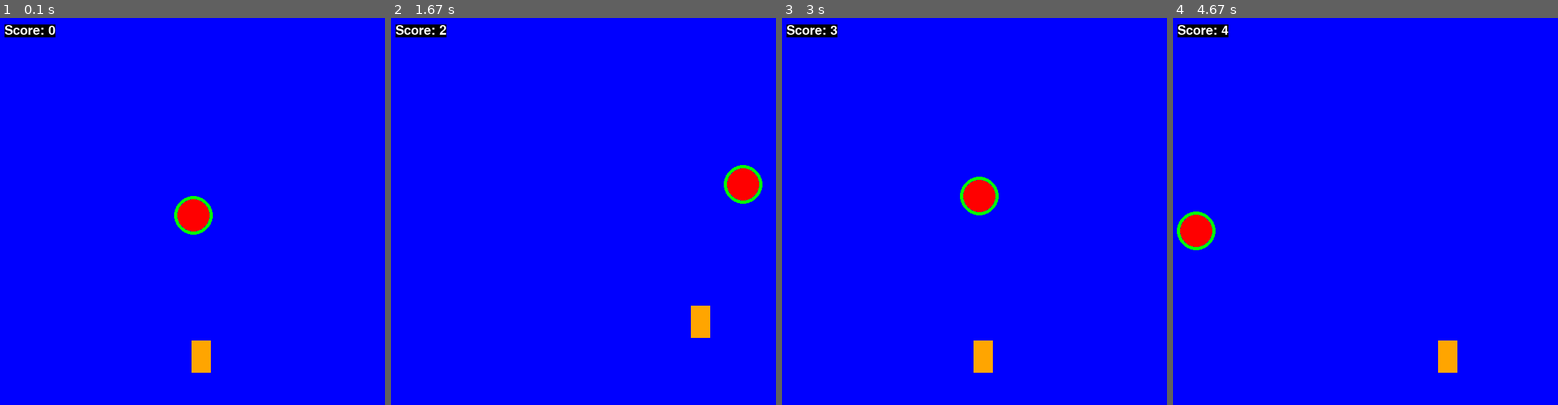
Above: before the commit, frames 1-4 (left to right).
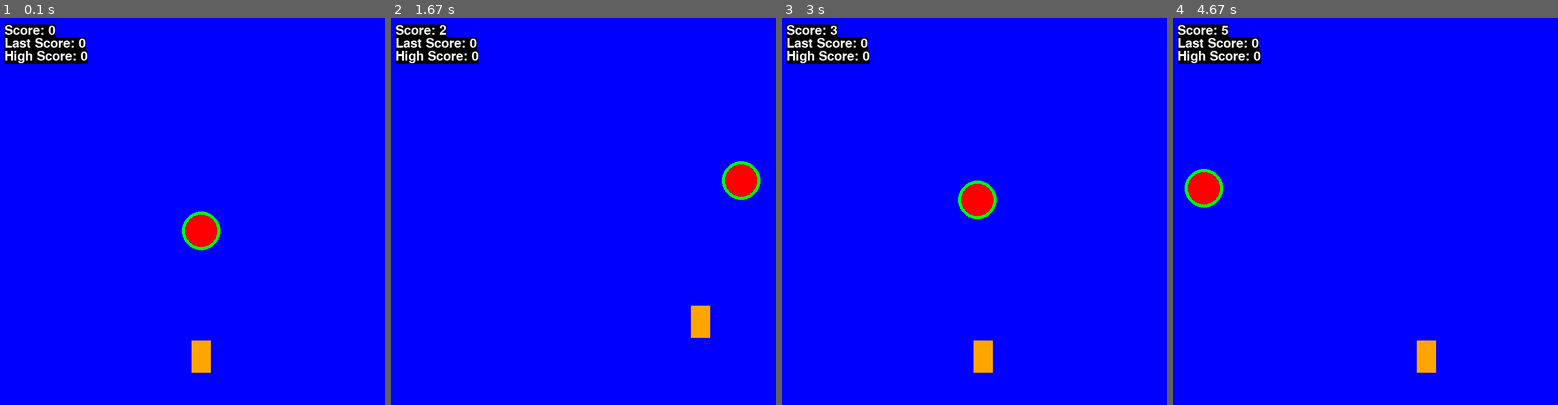
Above: after the commit, the same moments.

Repository: MrReaperIsGettingToNationals/Cool-game
Game: pygame game, started from pygameadfe.py
The game is run twice, just before and just after one commit, with the same random seed, the same clock (stepped at 60 frames per second) and the same inputs.
Inputs:
- Up to frame 1 (0.1 s): no input
- Up to frame 2 (1.67 s): hold Right 0.33-0.8 s; hold Up 0.83-1.13 s; hold Right 1.17-1.63 s
- Up to frame 3 (3 s): hold Left 1.67-2.2 s; hold Down 2.23-2.53 s; hold Left 2.57-2.97 s
- Up to frame 4 (4.67 s): hold Up 3-3.37 s; hold Right 3.4-4.03 s; hold Down 4.07-4.43 s; hold Left from 4.47 s (still down)

The runs differ from the first frame. In frame 1, 2.5% of the frame differs, in the area x 1-58%, y 5-60%; in frame 2, 1.8%; in frame 3, 1.8%; in frame 4, 3.9%, in the area x 1-74%, y 2-92%.

Commit message:
Update pygameadfe.py

Diff:
--- a/pygameadfe.py
+++ b/pygameadfe.py
@@ -27,7 +27,11 @@
 font = pygame.font.Font("freesansbold.ttf", 20)
 game_over_font = pygame.font.Font("freesansbold.ttf", 60)
 score = 0
+previous_score = 0
+high_score = 0
 timer = pygame.time.Clock()
+
+gameover = False
 
 def check_collision(playerx, playery, ballx, bally):
     if abs(playerx - ballx) < 45 and abs(playery - bally) < 55:
@@ -43,8 +47,12 @@
 
 
 def game_over():
+    global gameover
     display_game_over = game_over_font.render("Game Over Man", True, red, black)
     screen.blit(display_game_over, (70, 300))
+    display_restart = font.render("Press SPACE to Restart", True, white, black)
+    screen.blit(display_restart, (170, 450))
+    gameover = True
 
 
 def update_player_position():
@@ -125,15 +133,31 @@
                 player_y_direction = 0
             if event.key == pygame.K_DOWN:
                 player_y_direction = 0
+            if event.key == pygame.K_SPACE and gameover:
+                circle_x = 300
+                circle_y = 300
+                circle_x_direction = 3
+                circle_y_direction = 6
+                player_x = 300
+                player_y = 500
+                previous_score = score
+                if score > high_score:
+                    high_score = score
+                score = 0
+                gameover = False
 
-        screen.fill((background))
+    screen.fill((background))
 
-        ball = pygame.draw.circle(screen, green, (circle_x, circle_y), 30, 5)
-        ball = pygame.draw.circle(screen, red, (circle_x, circle_y), 25)
-        gamer =  pygame.draw.rect(screen, orange, [player_x, player_y, player_width, player_height])
-        check_collision(gamer.centerx, gamer.centery, ball.centerx, ball.centery)
-        display_score = font.render("Score: "+ str(score), True, white, black)
-        screen.blit(display_score, (10, 10))
-        pygame.display.flip()
+    ball = pygame.draw.circle(screen, green, (circle_x, circle_y), 30, 5)
+    ball = pygame.draw.circle(screen, red, (circle_x, circle_y), 25)
+    gamer =  pygame.draw.rect(screen, orange, [player_x, player_y, player_width, player_height])
+    check_collision(gamer.centerx, gamer.centery, ball.centerx, ball.centery)
+    display_score = font.render("Score: "+ str(score), True, white, black)
+    screen.blit(display_score, (10, 10))
+    display_previous_score = font.render("Last Score: "+ str(previous_score), True, white, black)
+    screen.blit(display_previous_score, (10, 30))
+    display_high_score = font.render("High Score: "+ str(high_score), True, white, black)
+    screen.blit(display_high_score, (10, 50))
+    pygame.display.flip()
 
 pygame.quit()
